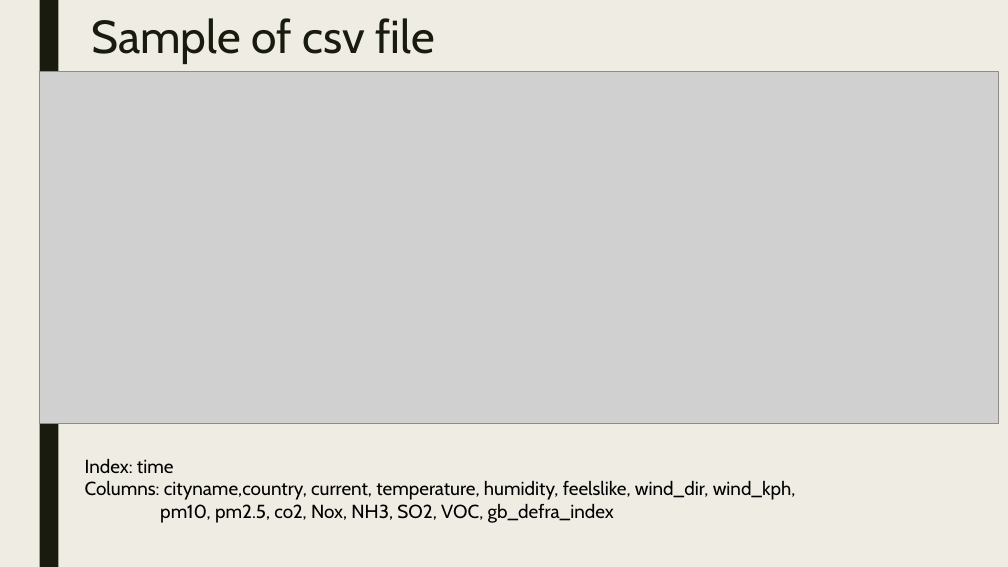
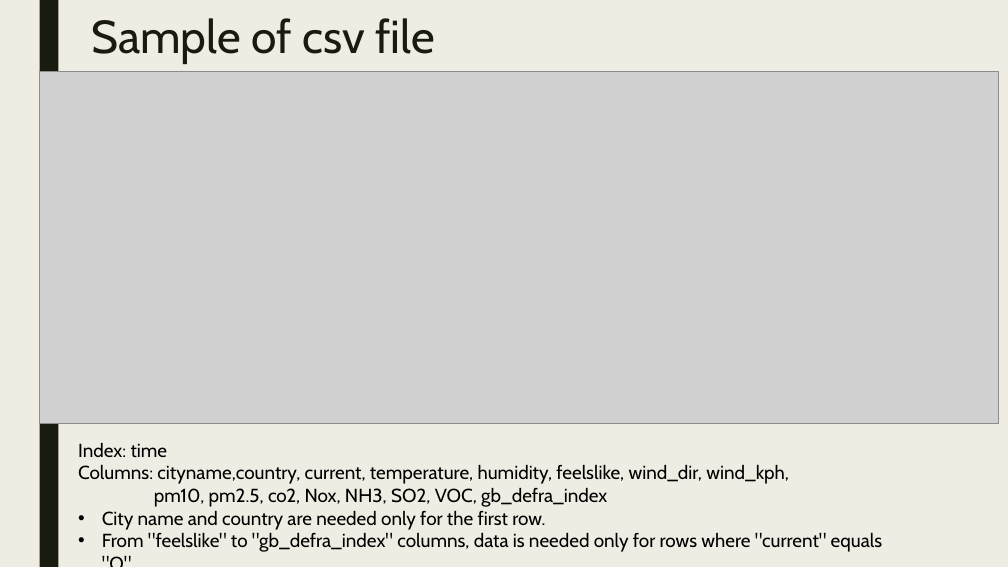
Before and after one commit to minchoCoin/air-quality-dashboard, a slide deck: slide 17 of presentation.pptx. Drawn at 1008x567 pixels with LibreOffice and Linux fonts; fonts in the diff are those of the drawing; grey boxes stand for pictures. Boxes give left, top, right and bottom in pixels: in the first picture for what was removed or moved away, otherwise in the second. Text is boxed around its words. In the diff, an @@ line names an element or a change of style, - is before the commit and + after.

Commit message:
update ppt

```diff
--- a/presentation.pptx
+++ b/presentation.pptx
@@ text "Index: time": place and size @@
-text "Index: time" at (85,458,796,523)
+text "Index: time" at (78,442,882,552)
@@ text at (102,510,882,552): paragraphs added @@
+• City name and country are needed only for the first row.
+• From "feelslike" to "gb_defra_index" columns, data is needed only for rows where "current" equals "O".
```
Also in this commit, not shown: 4 slides added, 1 other file.
